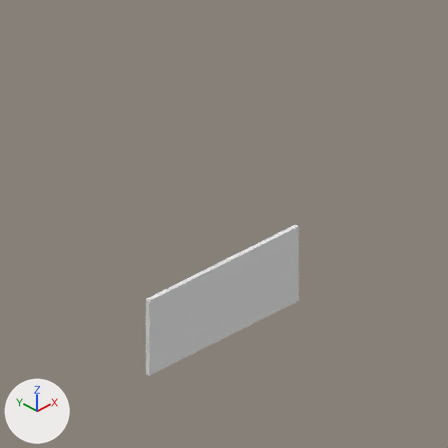
The Blender file rct2/scenery/FencesAndWalls/wbr2_Stone-Wall/wbr2_V001.blend, before and after one commit.
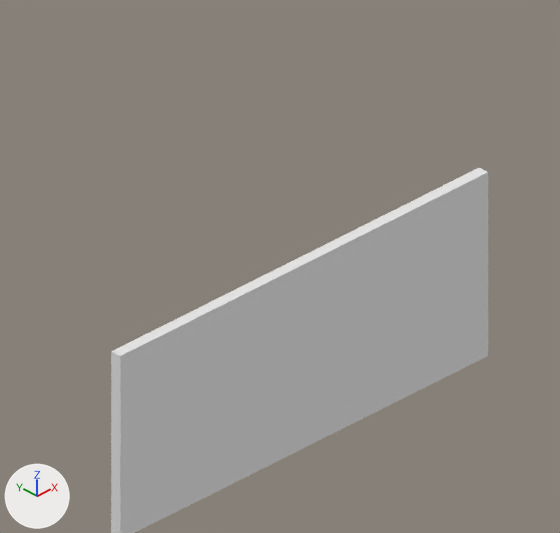
Each version is shown from the file's camera 'Camera', then close up on the part from 22% to 73% of the width and 35% to 83% of the height. Arrows for +X, +Y and +Z are at lower left; the lights stay in place. The older version's two pictures come first.

Objects in the first close-up: 'Wall'.
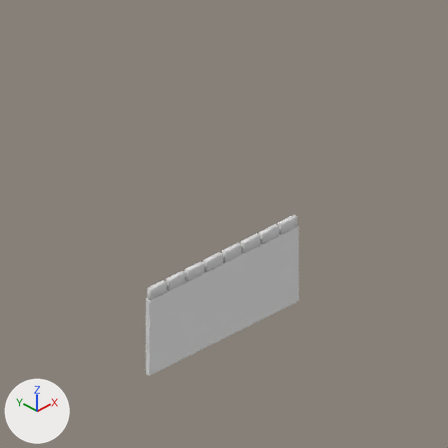
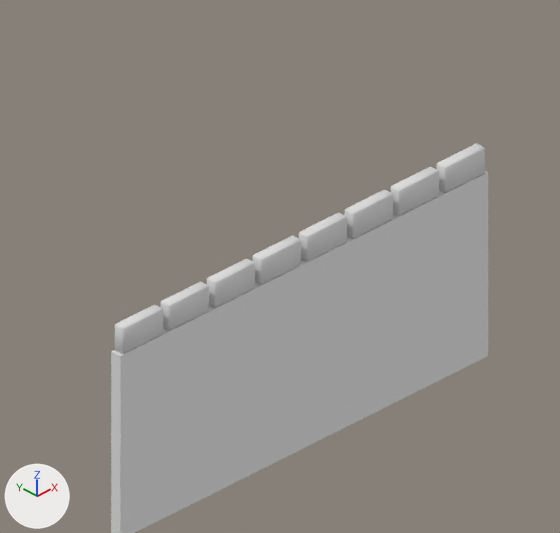
The change, as a diff of the scene's bpy script:
```diff
--- a/rct2/scenery/FencesAndWalls/wbr2_Stone-Wall/wbr2_V001.blend.py
+++ b/rct2/scenery/FencesAndWalls/wbr2_Stone-Wall/wbr2_V001.blend.py
@@ mat_material_001 @@
+mat_material_001 = diffuse_material('Material.001')
+mat_material_001.base_color = (0.723, 0.723, 0.723)  # light grey #dddddd
@@ me_cube_000 @@
+me_cube_000.from_pydata(...)  # a box spanning x -1.47..-1.03, y 0.0..0.1, z 1.63..1.87; a box spanning x -0.97..-0.53, y 0.0..0.1, z 1.63..1.87; a box spanning x -0.47..-0.03, y 0.0..0.1, z 1.63..1.87; a box spanning x 0.03..0.47, y 0.0..0.1, z 1.63..1.87; a box spanning x 0.53..0.97, y 0.0..0.1, z 1.63..1.87; a box spanning x 1.03..1.47, y 0.0..0.1, z 1.63..1.87; a box spanning x 1.53..1.97, y 0.0..0.1, z 1.63..1.87; a box spanning x -1.97..-1.53, y 0.0..0.1, z 1.63..1.87
+me_cube_000.polygons.foreach_set('use_smooth', [True] * 48)
+me_cube_000.materials.append(mat_material_001)  # light grey #dddddd
@@ ob_wall_001 @@
+ob_wall_001 = bpy.data.objects.new('Wall.001', me_cube_000)
+ob_wall_001.location = (0.0, 0.0, 0.0)
+_m = ob_wall_001.modifiers.new('Lattice', 'LATTICE')
+_m.object = ob_lattice
+_m = ob_wall_001.modifiers.new('Bevel', 'BEVEL')
+_m.width = 0.013
+_m.width_pct = 0.013
+_m.limit_method = 'NONE'
+_m.spread = 0.0
```

Boxes (x1, y1, x2, y2) around the edits, measured in the close-ups (560 x 533 px):
'Wall.001', added: after (115, 143, 485, 354)
